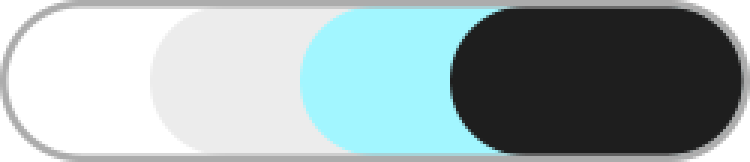
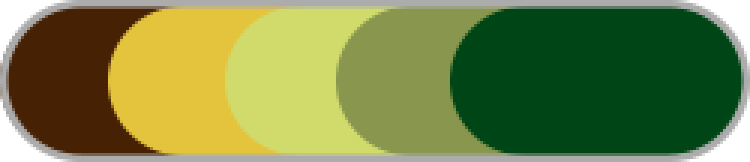
Layered file, before and after one edit (750x162). Changes by layer:
added group "Khiri" with 5 layers above "Spell" over left=0, top=6, right=744, bottom=156
added layer "Rounded Rectangle 1" (2nd of 10, in "Khiri") in group "Khiri" over left=450, top=6, right=744, bottom=156
added layer "Rounded Rectangle 1" (3rd of 10, in "Khiri") in group "Khiri" over left=336, top=6, right=744, bottom=156
added layer "Rounded Rectangle 1" (4th of 10, in "Khiri") in group "Khiri" over left=225, top=6, right=744, bottom=156
added layer "Rounded Rectangle 1" (5th of 10, in "Khiri") in group "Khiri" over left=108, top=6, right=744, bottom=156
added layer "Rounded Rectangle 1" (6th of 10, in "Khiri") in group "Khiri" over left=0, top=6, right=744, bottom=156
hid group "Spell" (4 layers) over left=6, top=6, right=744, bottom=156
